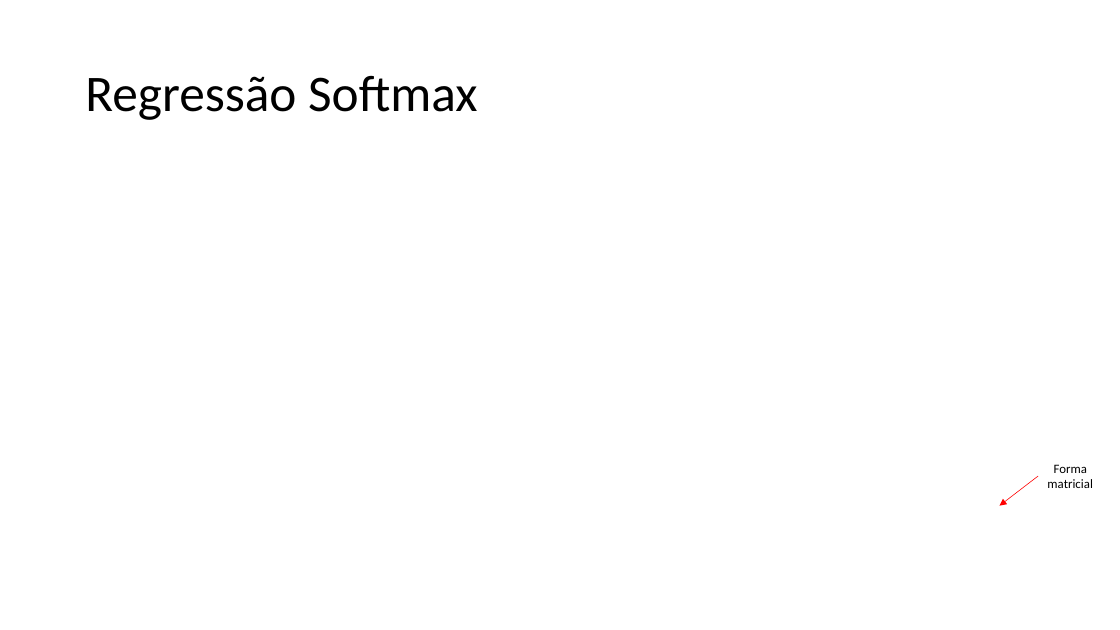
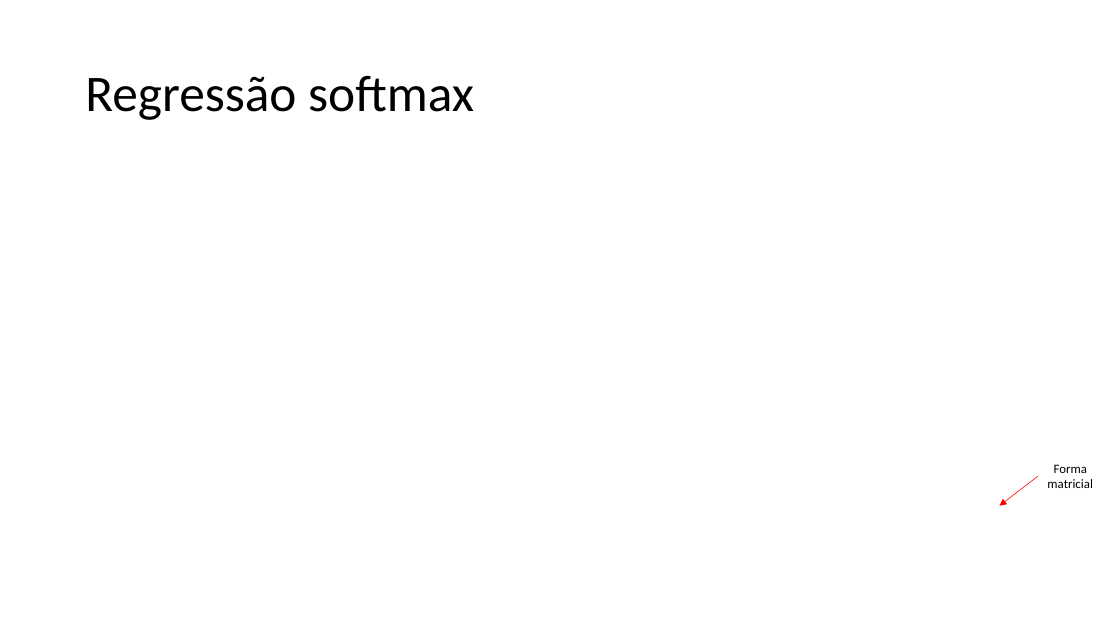
Before and after one commit to zz4fap/t320_aprendizado_de_maquina, a slide deck: slide 19 of slides/T320_Classificação (Parte IV).pptx (slide 20 before the commit). Drawn at 1120x630 pixels with LibreOffice and Linux fonts; fonts in the diff are those of the drawing; grey boxes stand for pictures. Boxes give left, top, right and bottom in pixels: in the first picture for what was removed or moved away, otherwise in the second. Text is boxed around its words. In the diff, an @@ line names an element or a change of style, - is before the commit and + after.

```diff
--- a/slides/T320_Classificação (Parte IV).pptx
+++ b/slides/T320_Classificação (Parte IV).pptx
@@ title at (85, 75, 474, 120): text changed @@
-Regressão Softmax
+Regressão softmax
```
Also in this commit, not shown: 11 other slides changed, 1 slide added, 3 slides removed, 2 other files.
